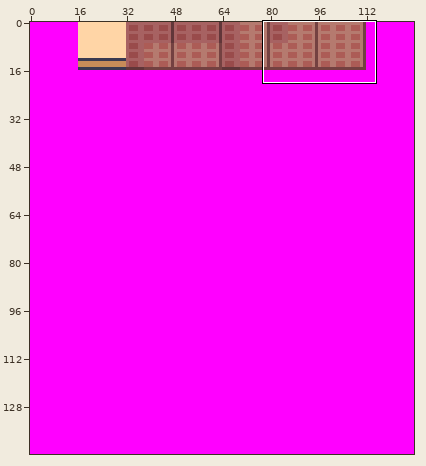
A pixel-art file gets an edit: tools/porytiles/raw/secondary/SSPathfinder_CabinBathroom/SSPathfinder_Bathroom.aseprite. The picture above shows the old version from afar; the outline marks the close-up.
Close-up. Old version:
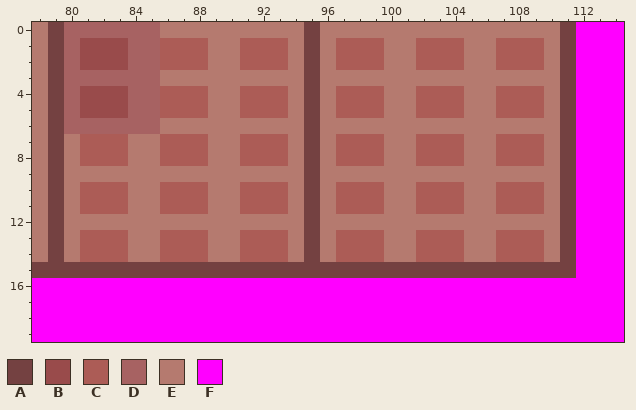
128x144 pixels, 1 frame. Shown: x 78..114, y 0..19. The commit also changed other parts of the picture, which this record leaves out.
Visible layers, top first: "middle", "Background".
Palette (. is transparent): A #744141  B #994b4b  C #ac5c56  D #a76262  E #b57a6f  F #ff00ff
Pixels before, first column x 78:
 0 EADDDDDDEEEEEEEEEAEEEEEEEEEEEEEEEAFFF
 1 EADBBBDDCCCEECCCEAECCCEECCCEECCCEAFFF
 2 EADBBBDDCCCEECCCEAECCCEECCCEECCCEAFFF
 3 EADDDDDDEEEEEEEEEAEEEEEEEEEEEEEEEAFFF
 4 EADBBBDDCCCEECCCEAECCCEECCCEECCCEAFFF
 5 EADBBBDDCCCEECCCEAECCCEECCCEECCCEAFFF
 6 EADDDDDDEEEEEEEEEAEEEEEEEEEEEEEEEAFFF
 7 EAECCCEECCCEECCCEAECCCEECCCEECCCEAFFF
 8 EAECCCEECCCEECCCEAECCCEECCCEECCCEAFFF
 9 EAEEEEEEEEEEEEEEEAEEEEEEEEEEEEEEEAFFF
10 EAECCCEECCCEECCCEAECCCEECCCEECCCEAFFF
11 EAECCCEECCCEECCCEAECCCEECCCEECCCEAFFF
12 EAEEEEEEEEEEEEEEEAEEEEEEEEEEEEEEEAFFF
13 EAECCCEECCCEECCCEAECCCEECCCEECCCEAFFF
14 EAECCCEECCCEECCCEAECCCEECCCEECCCEAFFF
15 AAAAAAAAAAAAAAAAAAAAAAAAAAAAAAAAAAFFF
16 FFFFFFFFFFFFFFFFFFFFFFFFFFFFFFFFFFFFF
17 FFFFFFFFFFFFFFFFFFFFFFFFFFFFFFFFFFFFF
18 FFFFFFFFFFFFFFFFFFFFFFFFFFFFFFFFFFFFF
19 FFFFFFFFFFFFFFFFFFFFFFFFFFFFFFFFFFFFF
The result:
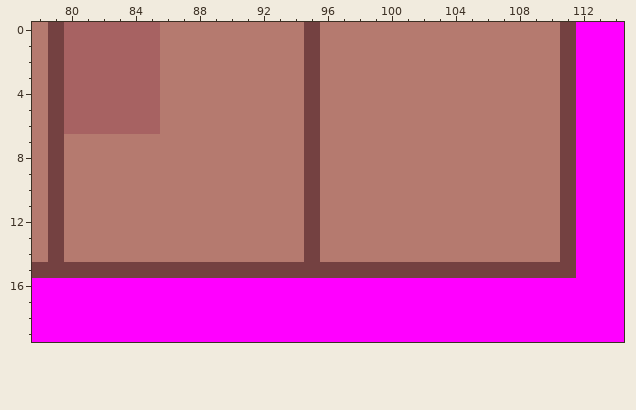
The edit:
Layer "middle":
Colour D replaces colour B in rows 1 to 2 at x 81 to 83; in rows 4 to 5 at x 81 to 83.
Colour E replaces colour C in rows 1 to 2 at x 86 to 88, 91 to 93, 97 to 99, 102 to 104 and 107 to 109; in rows 4 to 5 at x 86 to 88, 91 to 93, 97 to 99, 102 to 104 and 107 to 109; in rows 7 to 8 at x 81 to 83, 86 to 88, 91 to 93, 97 to 99, 102 to 104 and 107 to 109; in rows 10 to 11 at x 81 to 83, 86 to 88, 91 to 93, 97 to 99, 102 to 104 and 107 to 109; in rows 13 to 14 at x 81 to 83, 86 to 88, 91 to 93, 97 to 99, 102 to 104 and 107 to 109.
Changed places in both close-ups, as pixel boxes (x1, y1, x2, y2):
changed: (80, 38, 544, 262)
